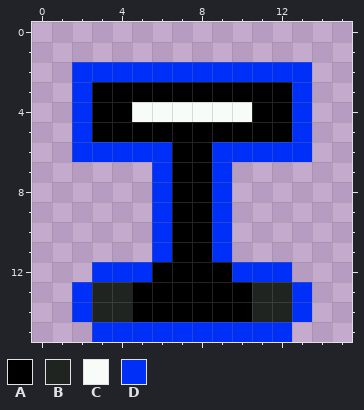
File history of a pixel-art file, asepriteProjects/Robot.aseprite. That is the earlier state.
16x16 pixels, 1 frame.
Palette (. is transparent): A #000000  B #202420  C #f8fcf8  D #0030f8
Pixels before, first column x 2:
 2 DDDDDDDDDDDD
 3 DAAAAAAAAAAD
 4 DAACCCCCCAAD
 5 DAAAAAAAAAAD
 6 DDDDDAADDDDD
 7 ....DAAD....
 8 ....DAAD....
 9 ....DAAD....
10 ....DAAD....
11 ....DAAD....
12 .DDDAAAADDD.
13 DBBAAAAAABBD
14 DBBAAAAAABBD
15 .DDDDDDDDDD.
Once edited:
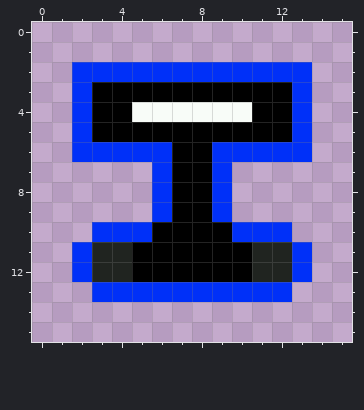
Edits made:
Changed rows in their new state; - is an unchanged pixel.
first column x 2:
10 -DDDA--ADDD-
11 DBBAA--AABBD
12 DBBA----ABBD
13 .DDDDDDDDDD.
14 ............
15 -..........-
Changed places in both pictures, as pixel boxes (x1, y1, x2, y2):
changed: (72, 222, 312, 342)
